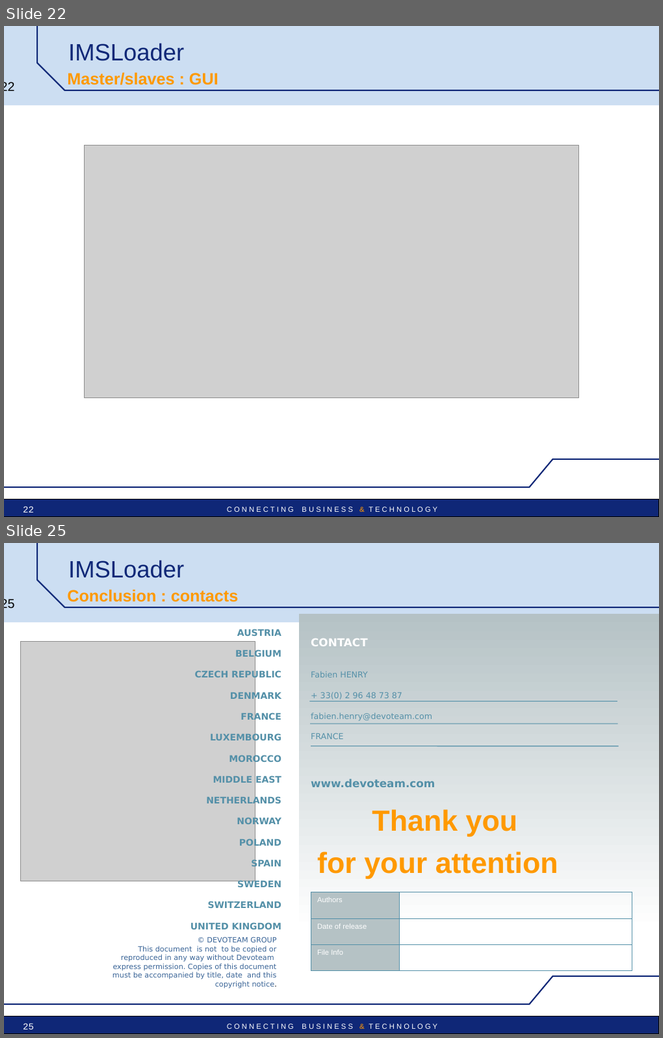
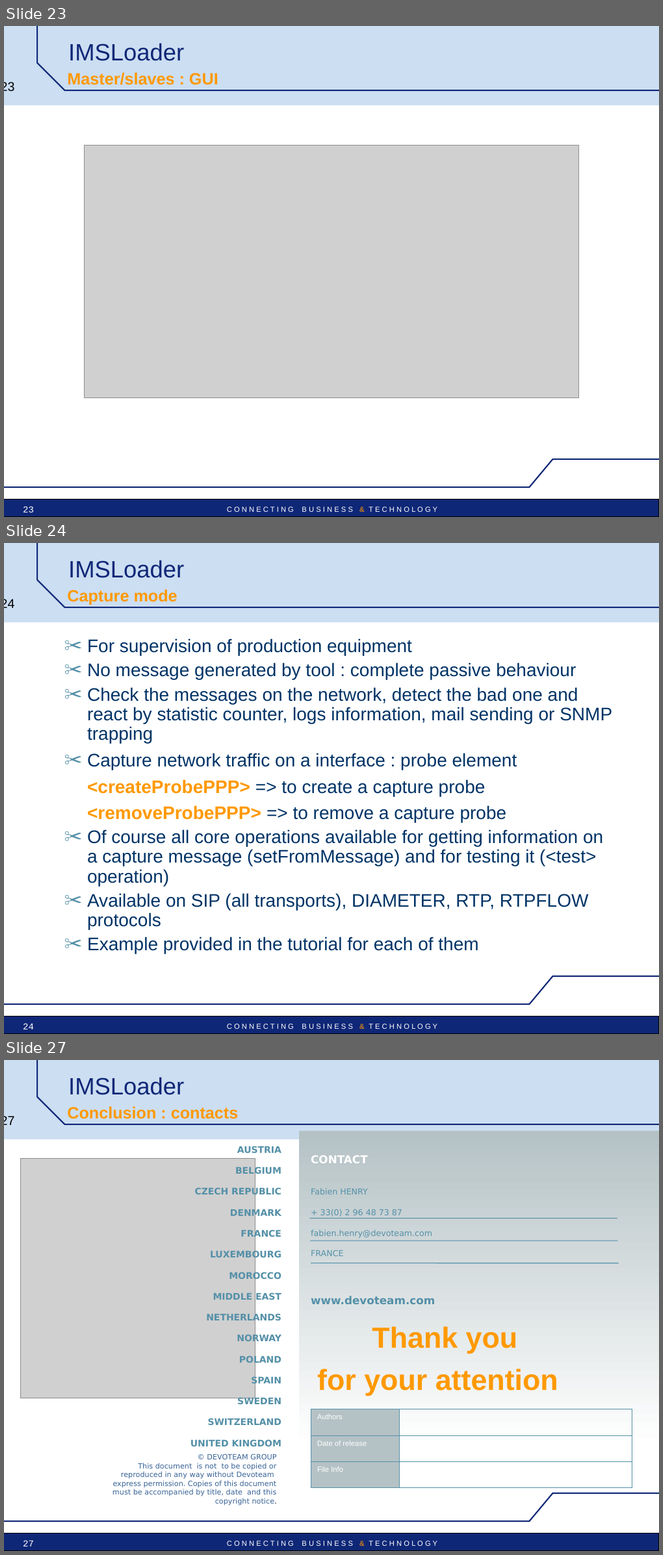
Before and after one commit to vu3mmg/mts-project, a slide deck: trunk/doc/IMSLoader-Pres-technical.ppt. Shown one above the other, each under a label of ours: slides 22 and 25 before the commit, slides 23, 24 and 27 after it; the slides between them are not shown. The pictures are 663x1038 and 663x1555 pixels, drawn with LibreOffice and Linux fonts; fonts in the diff are those of the drawing; grey boxes stand for pictures; background and template pictures are left out. Boxes give left, top, right and bottom in pixels: in the first picture for what was removed or moved away, otherwise in the second. Text is boxed around its words. In the diff, an @@ line names an element or a change of style, - is before the commit and + after.

```diff
--- a/trunk/doc/IMSLoader-Pres-technical.ppt
+++ b/trunk/doc/IMSLoader-Pres-technical.ppt
@@ slide 24 added at (x1=4, y1=543, x2=659, y2=1034), background #FFFFFF; not listed: 6 template elements that a slide beside it also shows @@
@@ title added at (x1=68, y1=560, x2=184, y2=578), 26 pt, text #0F2777 @@
+IMSLoader
@@ text added at (x1=67, y1=589, x2=178, y2=605), 18 pt, text #FF9900, bold @@
+Capture mode
@@ text added at (x1=87, y1=639, x2=612, y2=954), 20 pt, text #003366 @@
+✂ For supervision of production equipment
+✂ No message generated by tool : complete passive behaviour
+✂ Check the messages on the network, detect the bad one and react by statistic counter, logs information, mail sending or SNMP trapping
+✂ Capture network traffic on a interface : probe element
+<createProbePPP> => to create a capture probe
+<removeProbePPP> => to remove a capture probe
+✂ Of course all core operations available for getting information on a capture message (setFromMessage) and for testing it (<test> operation)
+✂ Available on SIP (all transports), DIAMETER, RTP, RTPFLOW protocols
+✂ Example provided in the tutorial for each of them
@@ page number added at (x1=23, y1=1023, x2=34, y2=1030), 10 pt, text #FFFFFF @@
+24
@@ what was slide 22 is now slide 23 @@
@@ page number at (x1=4, y1=82, x2=15, y2=92): text changed @@
-22
+23
@@ page number at (x1=23, y1=506, x2=34, y2=513): text changed @@
-22
+23
@@ what was slide 25 is now slide 27 @@
@@ page number at (x1=4, y1=1116, x2=15, y2=1125): text changed @@
-25
+27
@@ page number at (x1=23, y1=1540, x2=34, y2=1547): text changed @@
-25
+27
```
Also in this commit, not shown: 4 slides changed, 1 other slide added.
